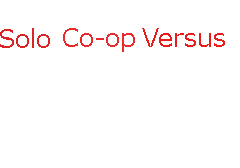
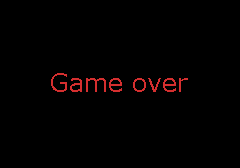
Before/after of a 240 × 168 layered artwork. What changed in the layer stack:
added group "GameOver" with 2 layers above "Menu" over [0, 0, 240, 168]
added layer "Game over" in group "GameOver" over [51, 73, 188, 92]
added layer "Layer 6" in group "GameOver" over [0, 0, 240, 168]
hid group "Menu" (6 layers) over [0, 0, 225, 52]
